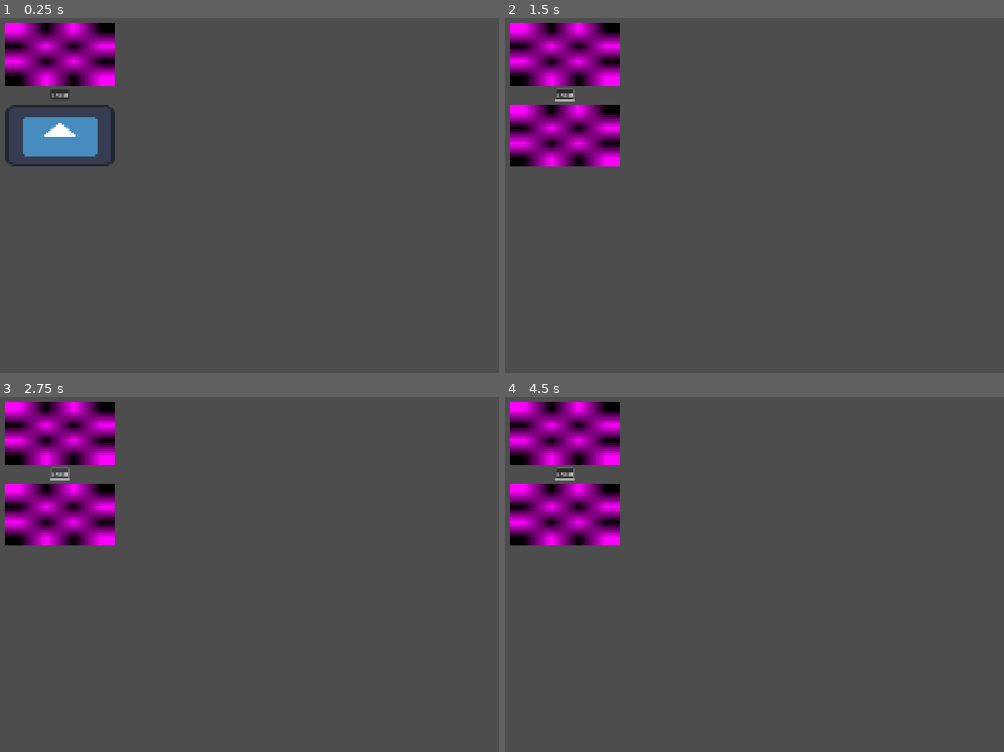
Above: before the commit, frames 1-4 (two rows, left to right).
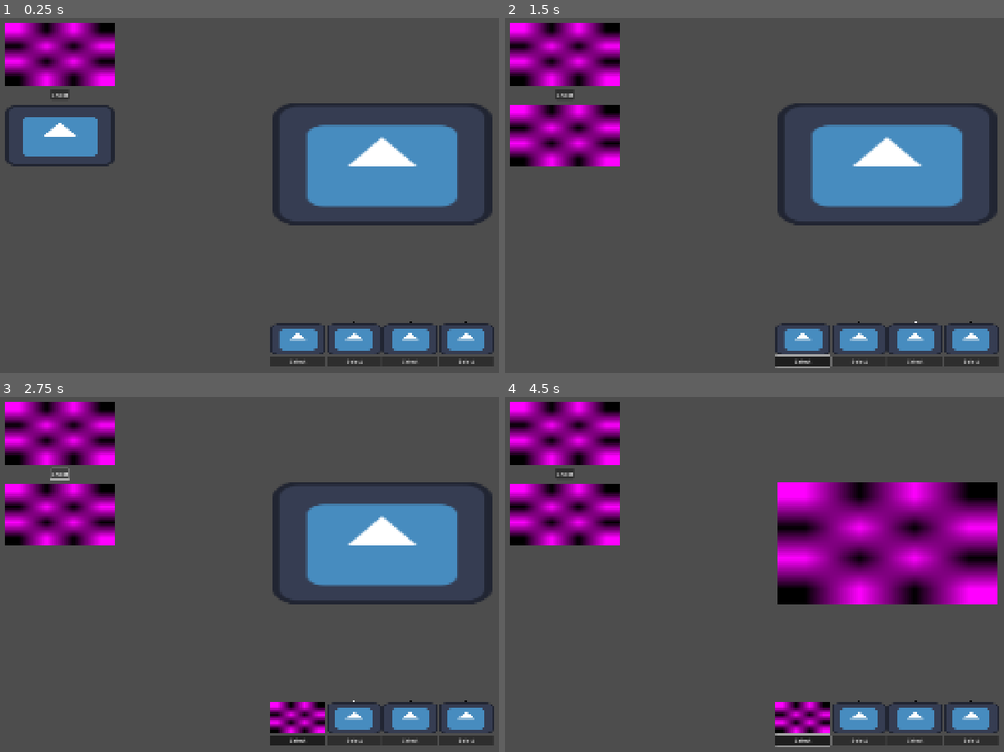
Above: after the commit, the same moments.

Repository: nielmclaren/WebcamAnimator
Game: Godot game, scene res://main.tscn
Two runs of this game, one before a commit and one after it. Both use one fixed random seed, a clock stepped at 60 frames per second and the inputs below. The engine's default icon, where the game draws it, is replaced by a stand-in: a white triangle on a blue panel in a dark square.
Inputs (mouse positions are in pixels of both pictures, inside the frame that each line leads up to):
- Up to frame 1 (0.25 s): no input
- Up to frame 2 (1.5 s): click "Shoot" at 0.5 s; click (804, 362) at 1.25 s, where only the run after the commit has a clickable "Select"
- Up to frame 3 (2.75 s): click "Shoot" at 2 s
- Up to frame 4 (4.5 s): click (804, 741) at 2.75 s, where only the run after the commit has a clickable "Select"; click "Shoot" at 3.5 s; click (804, 741) at 4.25 s, where only the run after the commit has a clickable "Select"

The runs differ from the first frame. In frame 1, 12% of the frame differs, in the area x 54-100%, y 24-99%; in frame 2, 13%; in frame 3, 13%; in frame 4, 19%, in the area x 10-100%, y 20-99%.

Commit message:
Build out the animation timeline with basic functionality.

Diff:
--- a/globals/utils.gd
+++ b/globals/utils.gd
@@ -1,4 +1,5 @@
 extends Node
+
 
 func duplicate_texture(texture: Texture2D) -> Texture2D:
 	var image: Image = texture.get_image().duplicate()
--- a/managers/webcam_manager.gd
+++ b/managers/webcam_manager.gd
@@ -32,12 +32,21 @@
 		push_warning("WebcamManager No matching camera camera_name=", _target_camera_name)
 		return
 
-	print("WebcamManager Using camera id=", _camera.get_id(), " ", _camera, " (", _camera.get_name(), ")")
+	print(
+		"WebcamManager Using camera id=",
+		_camera.get_id(),
+		" ",
+		_camera,
+		" (",
+		_camera.get_name(),
+		")"
+	)
 
 	print("WebcamManager Number of formats: ", _camera.formats.size())
 	for index: int in _camera.formats.size():
 		print(index, "\t", _camera.formats[index])
 
+	# TODO: Don't hardcode the format index?
 	var format_index: int = 8
 	var format: Dictionary = _camera.formats[format_index]
 	print("WebcamManager Using format: ", format)
--- /dev/null
+++ b/ui/timeline_control.gd
@@ -0,0 +1,48 @@
+class_name TimelineControl
+extends Control
+
+@export var frame_controls: Array[TimelineFrameControl]
+@export var select_frame_button_group: ButtonGroup
+
+signal frame_changed
+
+var _frame_index: int = 0
+var _anim_timer: Timer
+
+
+func get_frame_texture() -> Texture2D:
+	return frame_controls[_frame_index].get_frame()
+
+
+func write_selected_frames(texture: Texture2D) -> void:
+	for frame: TimelineFrameControl in frame_controls:
+		if frame.is_selected():
+			frame.write_frame(texture)
+
+
+func _ready() -> void:
+	for frame: TimelineFrameControl in frame_controls:
+		frame.set_button_group(select_frame_button_group)
+
+	_init_anim_timer()
+
+
+func _init_anim_timer() -> void:
+	_anim_timer = Timer.new()
+	_anim_timer.timeout.connect(_anim_timer_timeout)
+	_anim_timer.wait_time = 0.5
+
+	add_child(_anim_timer)
+	_anim_timer.start()
+
+
+func _anim_timer_timeout() -> void:
+	frame_controls[_frame_index].set_is_current(false)
+
+	_frame_index += 1
+	if _frame_index >= frame_controls.size():
+		_frame_index = 0
+
+	frame_controls[_frame_index].set_is_current(true)
+
+	frame_changed.emit()
--- /dev/null
+++ b/ui/timeline_control.tscn
@@ -0,0 +1,32 @@
+[gd_scene load_steps=4 format=3 uid="uid://dui040ewlwphd"]
+
+[ext_resource type="Script" uid="uid://bbv8wc4k7d40j" path="res://ui/timeline_control.gd" id="1_7s6fs"]
+[ext_resource type="PackedScene" uid="uid://cyxxt4whwt2ir" path="res://ui/timeline_frame_control.tscn" id="2_hfvlq"]
+[ext_resource type="ButtonGroup" uid="uid://c8wqjm4g6grq3" path="res://ui/timeline_frame_control_button_group.tres" id="2_s0p2y"]
+
+[node name="TimelineControl" type="MarginContainer" node_paths=PackedStringArray("frame_controls")]
+anchors_preset = 15
+anchor_right = 1.0
+anchor_bottom = 1.0
+grow_horizontal = 2
+grow_vertical = 2
+script = ExtResource("1_7s6fs")
+frame_controls = [NodePath("HBoxContainer/TimelineFrameControl"), NodePath("HBoxContainer/TimelineFrameControl2"), NodePath("HBoxContainer/TimelineFrameControl3"), NodePath("HBoxContainer/TimelineFrameControl4")]
+select_frame_button_group = ExtResource("2_s0p2y")
+
+[node name="HBoxContainer" type="HBoxContainer" parent="."]
+layout_mode = 2
+size_flags_horizontal = 4
+size_flags_vertical = 4
+
+[node name="TimelineFrameControl" parent="HBoxContainer" instance=ExtResource("2_hfvlq")]
+layout_mode = 2
+
+[node name="TimelineFrameControl2" parent="HBoxContainer" instance=ExtResource("2_hfvlq")]
+layout_mode = 2
+
+[node name="TimelineFrameControl3" parent="HBoxContainer" instance=ExtResource("2_hfvlq")]
+layout_mode = 2
+
+[node name="TimelineFrameControl4" parent="HBoxContainer" instance=ExtResource("2_hfvlq")]
+layout_mode = 2
--- /dev/null
+++ b/ui/timeline_frame_control.gd
@@ -0,0 +1,36 @@
+class_name TimelineFrameControl
+extends Control
+
+@export var frame_texture: TextureRect
+@export var select_button: Button
+@export var current_indicator: ColorRect
+
+var _is_current: bool = false
+
+
+func get_frame() -> Texture2D:
+	return frame_texture.texture
+
+
+func set_button_group(group: ButtonGroup) -> void:
+	select_button.button_group = group
+
+
+func is_current() -> bool:
+	return _is_current
+
+
+func set_is_current(value: bool) -> void:
+	_is_current = value
+	if _is_current:
+		current_indicator.color = Color.WHITE
+	else:
+		current_indicator.color = Color.BLACK
+
+
+func is_selected() -> bool:
+	return select_button.button_pressed
+
+
+func write_frame(texture: Texture2D) -> void:
+	frame_texture.texture = Utils.duplicate_texture(texture)
--- /dev/null
+++ b/ui/timeline_frame_control.tscn
@@ -0,0 +1,42 @@
+[gd_scene load_steps=3 format=3 uid="uid://cyxxt4whwt2ir"]
+
+[ext_resource type="Script" uid="uid://bn5wn7wkybkro" path="res://ui/timeline_frame_control.gd" id="1_5ifi1"]
+[ext_resource type="Texture2D" uid="uid://cr0umu1x0yigp" path="res://icon.svg" id="2_lh77m"]
+
+[node name="TimelineFrameControl" type="MarginContainer" node_paths=PackedStringArray("frame_texture", "select_button", "current_indicator")]
+anchors_preset = 15
+anchor_right = 1.0
+anchor_bottom = 1.0
+grow_horizontal = 2
+grow_vertical = 2
+script = ExtResource("1_5ifi1")
+frame_texture = NodePath("VBoxContainer/MarginContainer/TextureRect")
+select_button = NodePath("VBoxContainer/SelectButton")
+current_indicator = NodePath("VBoxContainer/CenterContainer/ColorRect")
+
+[node name="VBoxContainer" type="VBoxContainer" parent="."]
+layout_mode = 2
+
+[node name="CenterContainer" type="CenterContainer" parent="VBoxContainer"]
+layout_mode = 2
+
+[node name="ColorRect" type="ColorRect" parent="VBoxContainer/CenterContainer"]
+custom_minimum_size = Vector2(5, 5)
+layout_mode = 2
+size_flags_horizontal = 4
+size_flags_vertical = 4
+color = Color(0, 0, 0, 1)
+
+[node name="MarginContainer" type="MarginContainer" parent="VBoxContainer"]
+custom_minimum_size = Vector2(160, 90)
+layout_mode = 2
+
+[node name="TextureRect" type="TextureRect" parent="VBoxContainer/MarginContainer"]
+layout_mode = 2
+texture = ExtResource("2_lh77m")
+expand_mode = 1
+
+[node name="SelectButton" type="Button" parent="VBoxContainer"]
+layout_mode = 2
+toggle_mode = true
+text = "Select"
--- /dev/null
+++ b/ui/timeline_frame_control_button_group.tres
@@ -0,0 +1,4 @@
+[gd_resource type="ButtonGroup" format=3 uid="uid://c8wqjm4g6grq3"]
+
+[resource]
+allow_unpress = true
--- a/webcam_animator.gd
+++ b/webcam_animator.gd
@@ -5,11 +5,23 @@
 @export var webcam_texture: TextureRect
 @export var shoot_button: Button
 @export var latest_shot_texture: TextureRect
+@export var anim_texture: TextureRect
+@export var timeline_control: TimelineControl
 
 
 func _ready() -> void:
 	webcam_texture.texture = webcam_manager.get_texture()
 
-	shoot_button.pressed.connect(func() -> void:
-		latest_shot_texture.texture = Utils.duplicate_texture(webcam_manager.get_texture())
-	)
+	shoot_button.pressed.connect(_shoot_pressed)
+
+	timeline_control.frame_changed.connect(_timeline_control_frame_changed)
+
+
+func _shoot_pressed() -> void:
+	latest_shot_texture.texture = Utils.duplicate_texture(webcam_manager.get_texture())
+
+	timeline_control.write_selected_frames(webcam_manager.get_texture())
+
+
+func _timeline_control_frame_changed() -> void:
+	anim_texture.texture = timeline_control.get_frame_texture()
--- a/webcam_animator.tscn
+++ b/webcam_animator.tscn
@@ -1,19 +1,27 @@
-[gd_scene load_steps=5 format=3 uid="uid://fnvif5ajj4mq"]
+[gd_scene load_steps=7 format=3 uid="uid://fnvif5ajj4mq"]
 
 [ext_resource type="Script" uid="uid://bhbv87wyxjivd" path="res://webcam_animator.gd" id="1_4eb07"]
 [ext_resource type="Texture2D" uid="uid://cr0umu1x0yigp" path="res://icon.svg" id="1_ca471"]
 [ext_resource type="Theme" uid="uid://lmmxf7s8jsfe" path="res://assets/theme.tres" id="1_vrwaq"]
+[ext_resource type="PackedScene" uid="uid://dui040ewlwphd" path="res://ui/timeline_control.tscn" id="4_2rrvt"]
 [ext_resource type="PackedScene" uid="uid://bwm581ylae878" path="res://managers/webcam_manager.tscn" id="4_88dam"]
 
-[node name="WebcamAnimator" type="Node2D" node_paths=PackedStringArray("webcam_manager", "webcam_texture", "shoot_button", "latest_shot_texture")]
+[sub_resource type="ButtonGroup" id="ButtonGroup_2rrvt"]
+allow_unpress = true
+
+[node name="WebcamAnimator" type="Node2D" node_paths=PackedStringArray("webcam_manager", "webcam_texture", "shoot_button", "latest_shot_texture", "anim_texture", "timeline_control")]
 script = ExtResource("1_4eb07")
 webcam_manager = NodePath("WebcamManager")
 webcam_texture = NodePath("MarginContainer/HBoxContainer/WebcamPanel/WebcamDisplay/WebcamTexture")
 shoot_button = NodePath("MarginContainer/HBoxContainer/WebcamPanel/WebcamButtons/ShootButton")
 latest_shot_texture = NodePath("MarginContainer/HBoxContainer/WebcamPanel/LatestShotDisplay/LatestShotTexture")
+anim_texture = NodePath("MarginContainer/HBoxContainer/AnimPanel/VBoxContainer/AnimDisplay/AnimTexture")
+timeline_control = NodePath("MarginContainer/HBoxContainer/AnimPanel/VBoxContainer/TimelineControl")
 
 [node name="MarginContainer" type="MarginContainer" parent="."]
-custom_minimum_size = Vector2(1920, 1020)
+custom_minimum_size = Vector2(1920, 1080)
+offset_right = 1920.0
+offset_bottom = 1088.0
 theme = ExtResource("1_vrwaq")
 theme_override_constants/margin_left = 20
 theme_override_constants/margin_top = 20
@@ -61,10 +69,28 @@
 texture = ExtResource("1_ca471")
 expand_mode = 1
 
-[node name="RecentShotsGrid" type="GridContainer" parent="MarginContainer/HBoxContainer/WebcamPanel"]
-layout_mode = 2
-
 [node name="AnimPanel" type="VBoxContainer" parent="MarginContainer/HBoxContainer"]
 layout_mode = 2
+size_flags_horizontal = 3
+
+[node name="VBoxContainer" type="VBoxContainer" parent="MarginContainer/HBoxContainer/AnimPanel"]
+layout_mode = 2
+size_flags_vertical = 3
+
+[node name="AnimDisplay" type="MarginContainer" parent="MarginContainer/HBoxContainer/AnimPanel/VBoxContainer"]
+custom_minimum_size = Vector2(640, 360)
+layout_mode = 2
+size_flags_horizontal = 4
+size_flags_vertical = 6
+
+[node name="AnimTexture" type="TextureRect" parent="MarginContainer/HBoxContainer/AnimPanel/VBoxContainer/AnimDisplay"]
+layout_mode = 2
+texture = ExtResource("1_ca471")
+expand_mode = 3
+
+[node name="TimelineControl" parent="MarginContainer/HBoxContainer/AnimPanel/VBoxContainer" instance=ExtResource("4_2rrvt")]
+custom_minimum_size = Vector2(0, 200)
+layout_mode = 2
+select_frame_button_group = SubResource("ButtonGroup_2rrvt")
 
 [node name="WebcamManager" parent="." instance=ExtResource("4_88dam")]
Not shown, added: ui/timeline_control.gd.uid
Not shown, added: ui/timeline_frame_control.gd.uid
